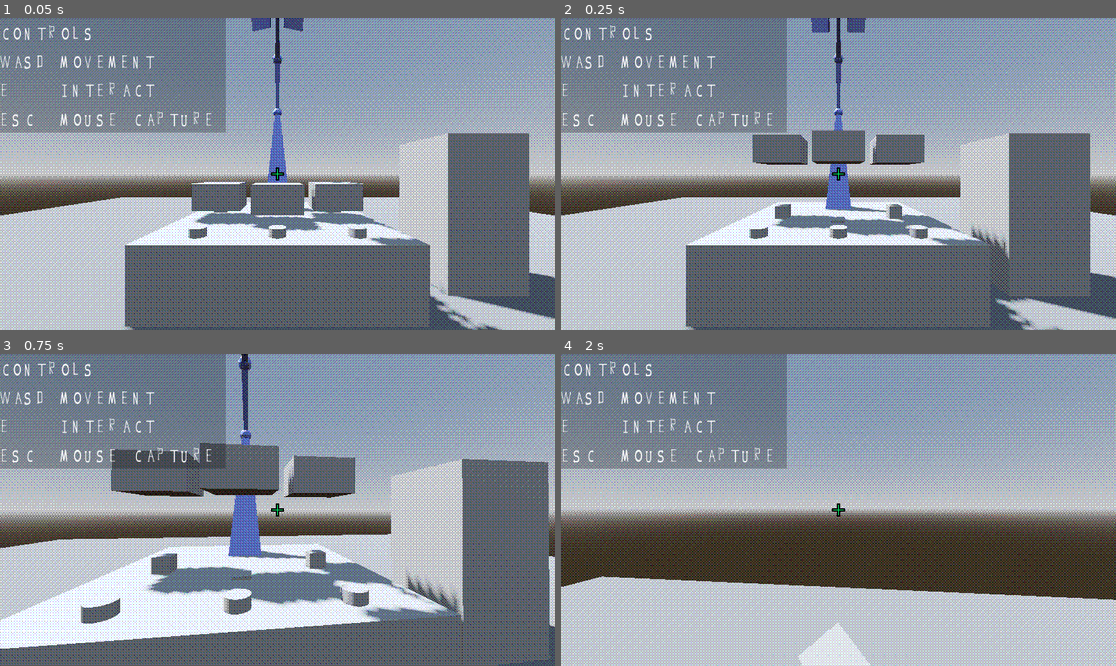
Above: before the commit, frames 1-4 (two rows, left to right).
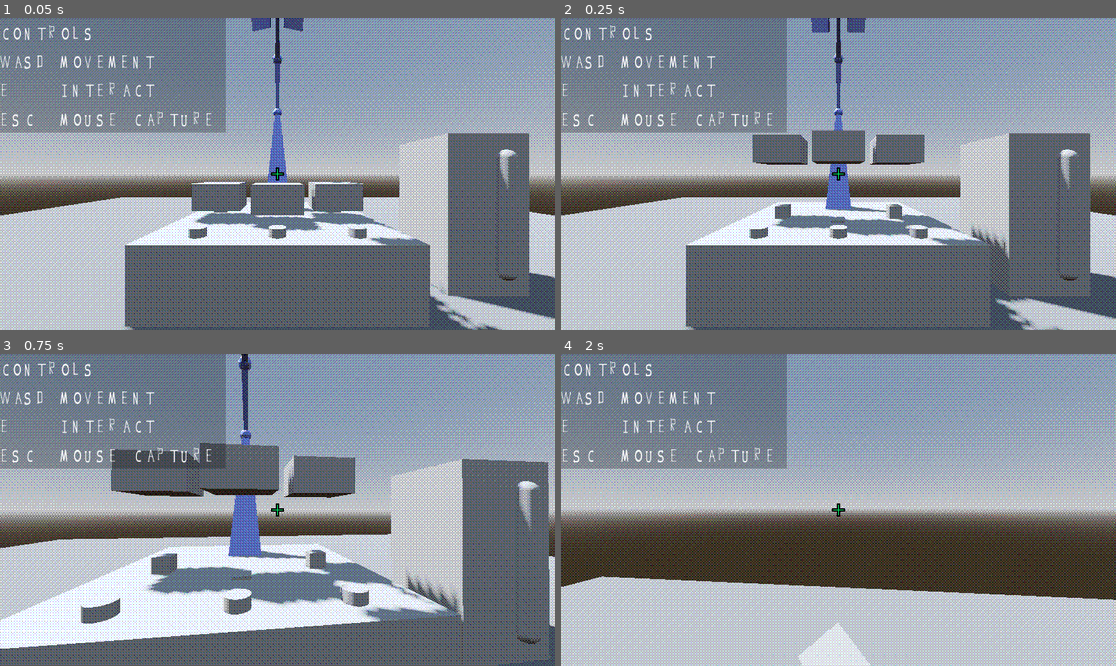
Above: after the commit, the same moments.

Repository: anniesanap/COMP-360-Group-2-Assignment-4
Game: Godot game, scene res://root.tscn
Two runs of this game, one before a commit and one after it. Both use one fixed random seed, a clock stepped at 60 frames per second and the inputs below.
Inputs (mouse positions are in pixels of both pictures, inside the frame that each line leads up to):
- Up to frame 1 (0.05 s): no input
- Up to frame 2 (0.25 s): no input
- Up to frame 3 (0.75 s): move the mouse to (305, 510) at 0.52 s; hold W (move_forward) from 0.53 s (still down); hold E (interact) from 0.53 s (still down)
- Up to frame 4 (2 s): keep holding W (move_forward); tap Space (jump) at 0.77, 1.52 s; move the mouse to (810, 510) at 1.27 s; release E (interact) at 1.28 s; tap E (interact) at 1.35 s

The runs differ from the first frame. In frame 1, 0.2% of the frame differs, in the area x 89-94%, y 42-85%; in frame 2, 0.2%; in frame 3, 0.3%, in the area x 92-98%, y 40-93%; in frame 4, nothing differs.

Commit message:
Add life meter

Diff:
--- /dev/null
+++ b/lives_counter.gd
@@ -0,0 +1,6 @@
+extends StaticBody3D
+
+@onready var life_meter = $lifeMeter
+
+func _ready() -> void:
+	pass
--- a/root.tscn
+++ b/root.tscn
@@ -8,6 +8,7 @@
 [ext_resource type="PackedScene" uid="uid://t5hax2alo2c4" path="res://coin_explosion.tscn" id="3_li3ox"]
 [ext_resource type="Shader" path="res://buttonShader.gdshader" id="5_bryx5"]
 [ext_resource type="Shader" path="res://dither.gdshader" id="7_x1o7q"]
+[ext_resource type="Script" path="res://lives_counter.gd" id="8_fr3re"]
 [ext_resource type="Texture2D" uid="uid://dlfqishbq34t6" path="res://64x64_dither.png" id="8_x6vmd"]
 [ext_resource type="Script" path="res://screen_dither.gd" id="9_w574o"]
 [ext_resource type="FontFile" uid="uid://b7gbqdiap2spu" path="res://Assignment4-Regular.otf" id="11_cq1h0"]
@@ -574,6 +575,10 @@
 [sub_resource type="BoxShape3D" id="BoxShape3D_bot40"]
 size = Vector3(1, 2, 1)
 
+[sub_resource type="CapsuleMesh" id="CapsuleMesh_rnkr7"]
+radius = 0.1
+height = 1.6
+
 [sub_resource type="ShaderMaterial" id="ShaderMaterial_vr53m"]
 shader = ExtResource("7_x1o7q")
 shader_parameter/dither_texture_size = Vector2i(0, 0)
@@ -812,12 +817,17 @@
 
 [node name="livesCounter" type="StaticBody3D" parent="."]
 transform = Transform3D(1, 0, 0, 0, 1, 0, 0, 0, 1, 0, 1, 2.6)
+script = ExtResource("8_fr3re")
 
 [node name="MeshInstance3D" type="MeshInstance3D" parent="livesCounter"]
 mesh = SubResource("BoxMesh_w227v")
 
 [node name="CollisionShape3D" type="CollisionShape3D" parent="livesCounter"]
 shape = SubResource("BoxShape3D_bot40")
+
+[node name="lifeMeter" type="MeshInstance3D" parent="livesCounter"]
+transform = Transform3D(1, 0, 0, 0, 1, 0, 0, 0, 1, -0.5, 0, 0.2)
+mesh = SubResource("CapsuleMesh_rnkr7")
 
 [node name="screenDither" type="ColorRect" parent="."]
 material = SubResource("ShaderMaterial_vr53m")
Not shown: 1 places in root.tscn that only renumber resources
